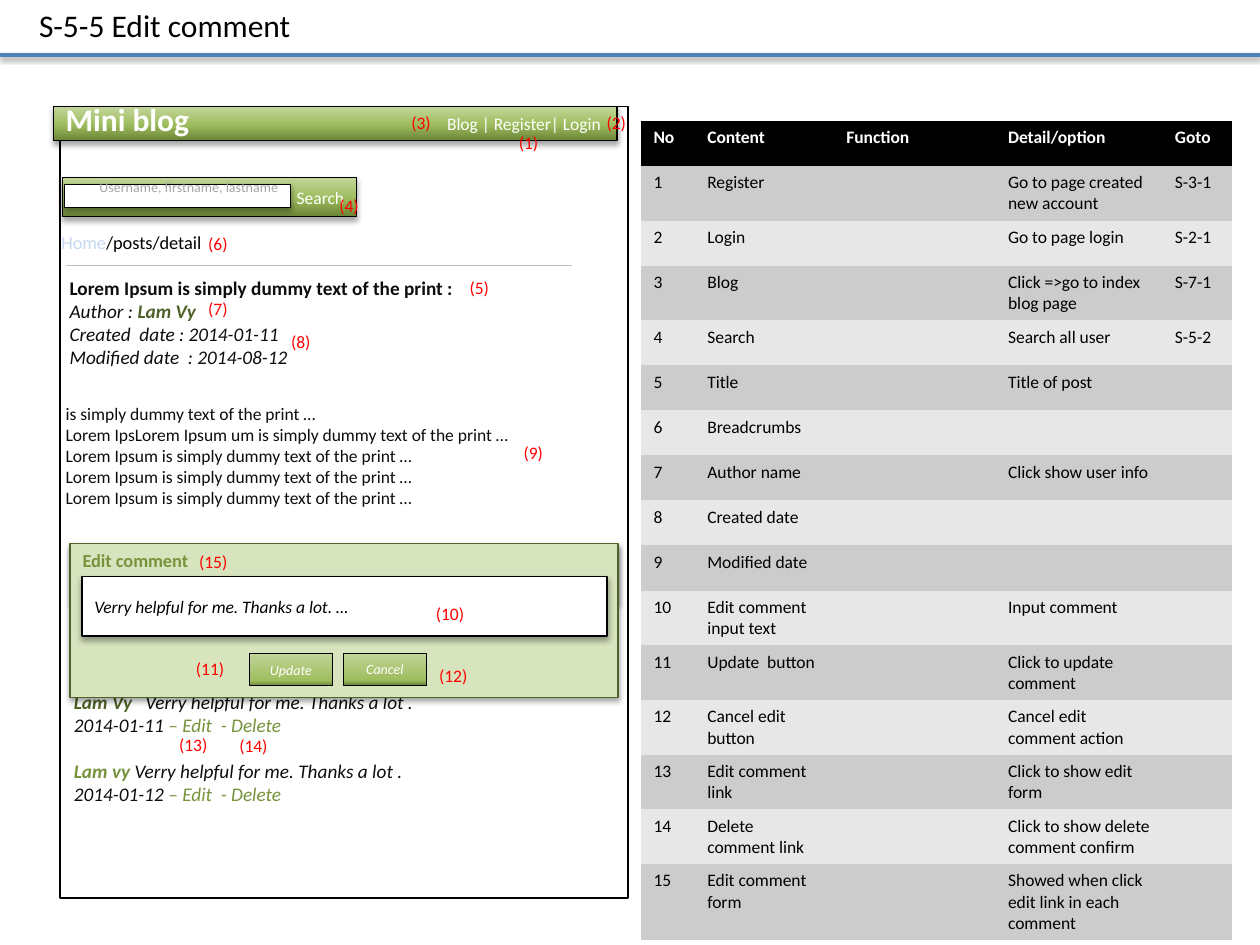
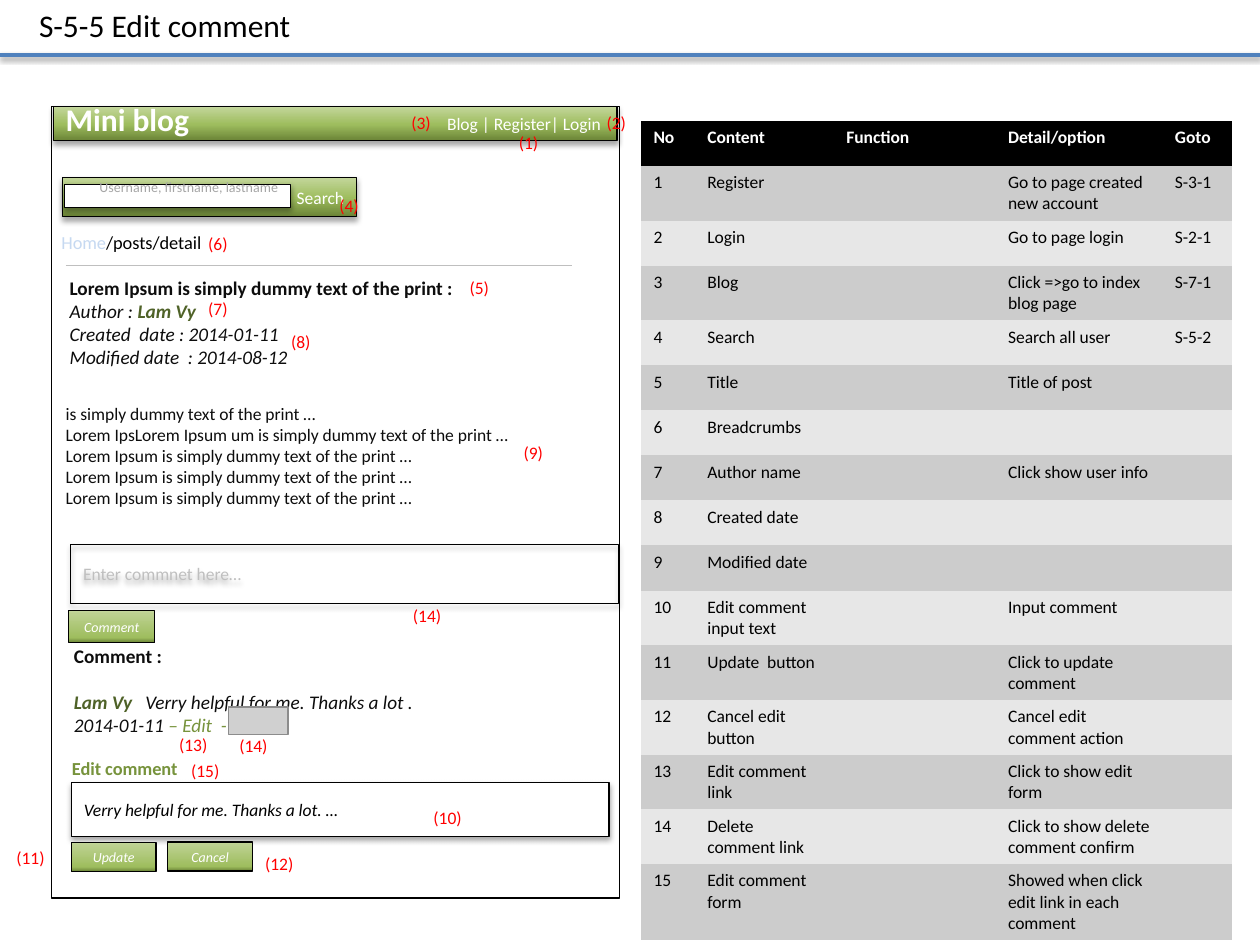
Before and after one commit to Mulodo-PHP-Training/miniblog-lam.vy, a slide deck: slide 19 of doc/frontend/wireframe/TRN-MiniBlog_WireframeDesign_LAMVY.pptx. Drawn at 1260x945 pixels with LibreOffice and Linux fonts; fonts in the diff are those of the drawing; grey boxes stand for pictures; background and template pictures are left out. Boxes give left, top, right and bottom in pixels: in the first picture for what was removed or moved away, otherwise in the second. Text is boxed around its words. In the diff, an @@ line names an element or a change of style, - is before the commit and + after.

Commit message:
update wireframe design

```diff
--- a/doc/frontend/wireframe/TRN-MiniBlog_WireframeDesign_LAMVY.pptx
+++ b/doc/frontend/wireframe/TRN-MiniBlog_WireframeDesign_LAMVY.pptx
@@ rectangle: place and size @@
-rectangle at box(60, 107, 629, 898)
+rectangle at box(52, 107, 620, 898)
@@ rectangle "Enter commnet here…" at box(71, 544, 619, 604): text colour #FFFFFF to #BFBFBF; fill gradient #6A8336 to #9EBD5E to #C3D69B to none @@
@@ rectangle removed at box(71, 544, 619, 698) @@
@@ rectangle added at box(68, 611, 154, 643), fill gradient #6A8336 to #9EBD5E to #BCD190 to #C3D69B, outline #000000 0.75 pt, 8 pt, text #FFFFFF, italic @@
+Comment
@@ text added at box(413, 609, 441, 625), 10 pt, text #FF0000 @@
+(14)
@@ picture added at box(229, 707, 289, 735) @@
@@ text "Edit comment": place and size @@
-text "Edit comment" at box(83, 554, 188, 567)
+text "Edit comment" at box(72, 762, 177, 775)
@@ text at box(74, 764, 393, 801): paragraphs removed @@
-Lam vy Verry helpful for me. Thanks a lot .
-2014-01-12 – Edit - Delete
@@ text "(15)": place and size @@
-text "(15)" at box(199, 555, 227, 571)
+text "(15)" at box(191, 764, 219, 780)
@@ rectangle "Verry helpful for me. Thanks ...": place and size @@
-rectangle "Verry helpful for me. Thanks ..." at box(82, 577, 607, 636)
+rectangle "Verry helpful for me. Thanks ..." at box(72, 782, 609, 837)
@@ text "(10)": place and size @@
-text "(10)" at box(436, 607, 464, 623)
+text "(10)" at box(433, 811, 461, 826)
@@ text "(11)": place and size @@
-text "(11)" at box(196, 662, 224, 678)
+text "(11)" at box(16, 851, 44, 866)
@@ 2 rectangles, 1 text: place and size @@
-2 rectangles, 1 text at box(249, 654, 467, 685)
+2 rectangles, 1 text at box(72, 842, 293, 873)
```
Also in this commit, not shown: 16 other slides changed.
